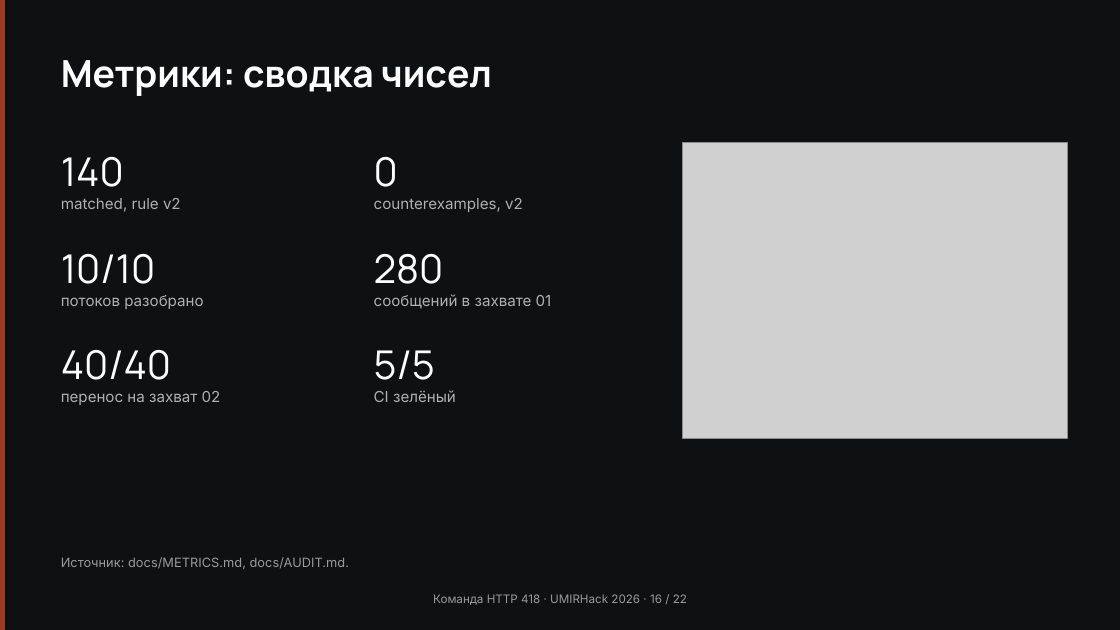
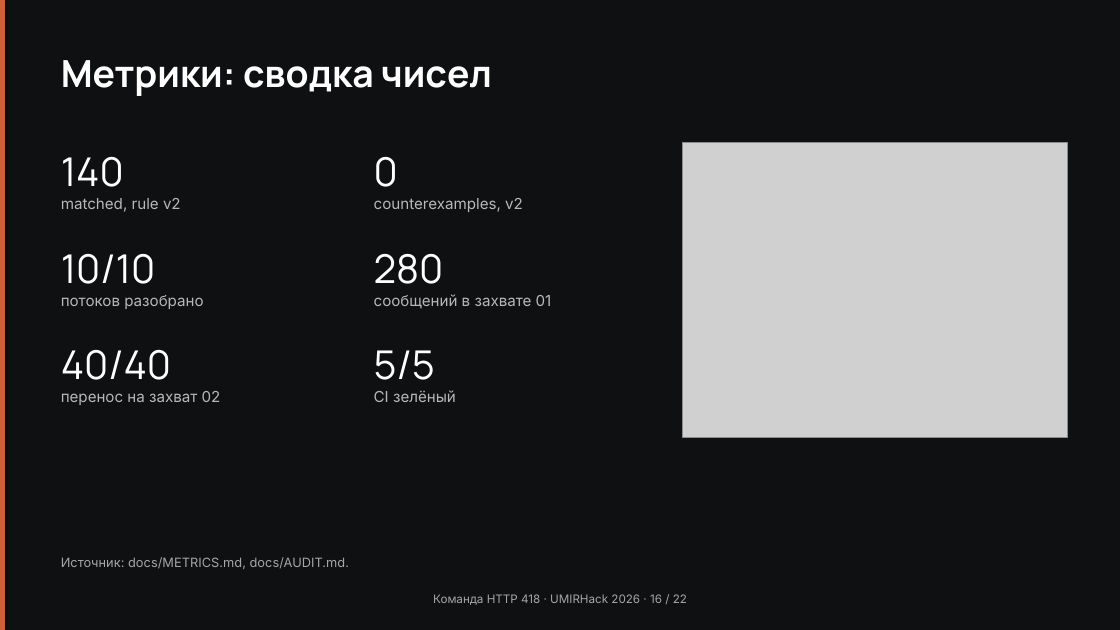
Before and after one commit to Pavel1778/madrigal-protocol-lab, a slide deck: slide 16 of presentation/slides.pptx. Drawn at 1120x630 pixels with LibreOffice and Linux fonts; fonts in the diff are those of the drawing; grey boxes stand for pictures. Boxes give left, top, right and bottom in pixels: in the first picture for what was removed or moved away, otherwise in the second. Text is boxed around its words. In the diff, an @@ line names an element or a change of style, - is before the commit and + after.

```diff
--- a/presentation/slides.pptx
+++ b/presentation/slides.pptx
@@ rectangle at (0, 0, 5, 630): fill #A2391D to #D0603A @@
```
Also in this commit, not shown: 21 other slides changed, 38 other files.
